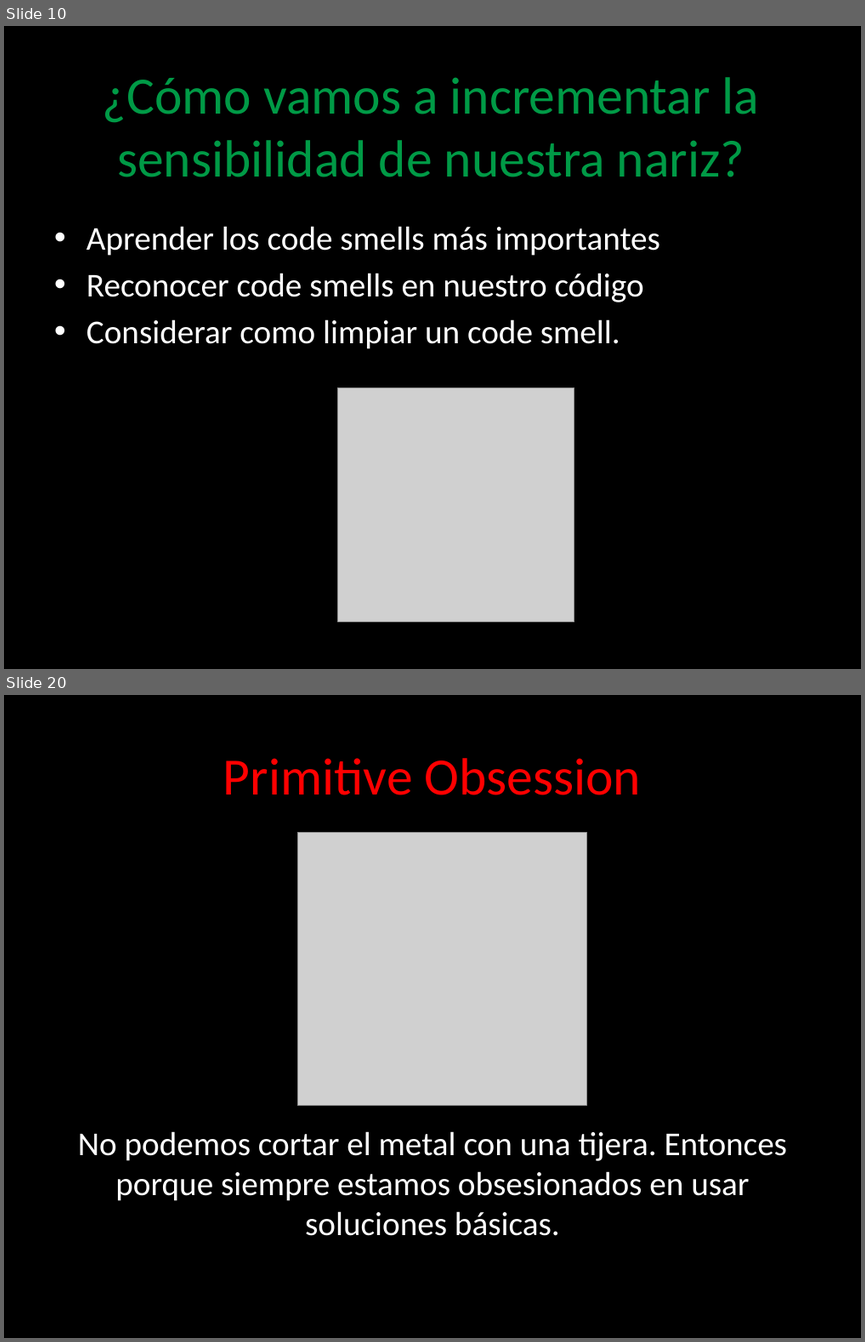
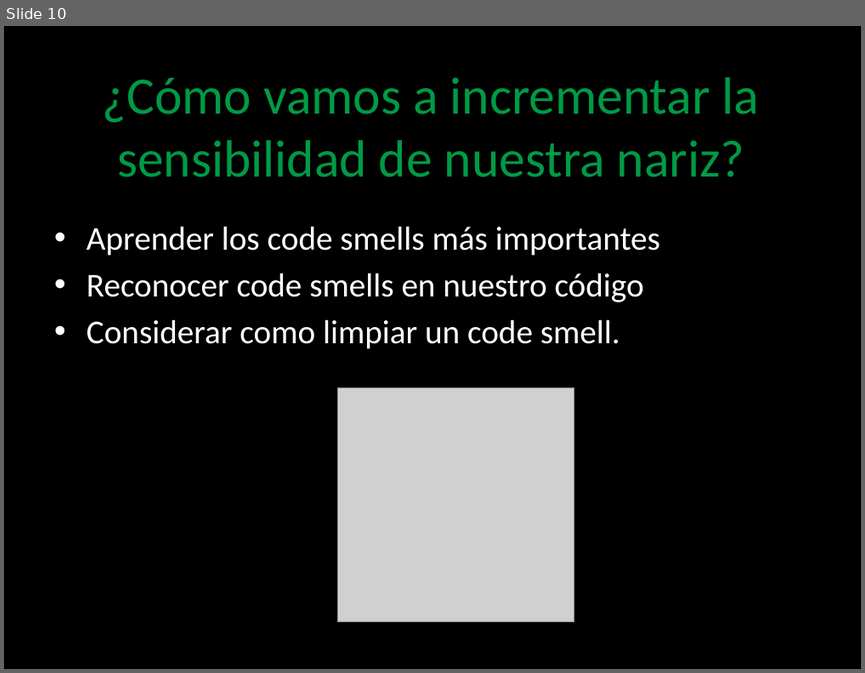
Before and after one commit to angelnunezsalazar/Code-Smells-and-Refactoring, a slide deck: Diapositivas/Code Smells and Refactoring.pptx. Shown one above the other, each under a label of ours: slides 10 and 20 before the commit, slide 10 after it; the slides between them are not shown. The pictures are 865x1342 and 865x673 pixels, drawn with LibreOffice and Linux fonts; fonts in the diff are those of the drawing; grey boxes stand for pictures; background and template pictures are left out. Boxes give left, top, right and bottom in pixels: in the first picture for what was removed or moved away, otherwise in the second. Text is boxed around its words. In the diff, an @@ line names an element or a change of style, - is before the commit and + after.

```diff
--- a/Diapositivas/Code Smells and Refactoring.pptx
+++ b/Diapositivas/Code Smells and Refactoring.pptx
@@ slide 20 removed at [4, 695, 861, 1338], background picture (left out) @@
@@ title removed at [223, 758, 642, 795] @@
-Primitive Obsession
@@ picture removed at [298, 832, 586, 1106] @@
@@ text removed at [78, 1131, 788, 1236] @@
-No podemos cortar el metal con una tijera. Entonces porque siempre estamos obsesionados en usar soluciones básicas.
```
Also in this commit, not shown: 1 slide changed, 16 other slides removed.
